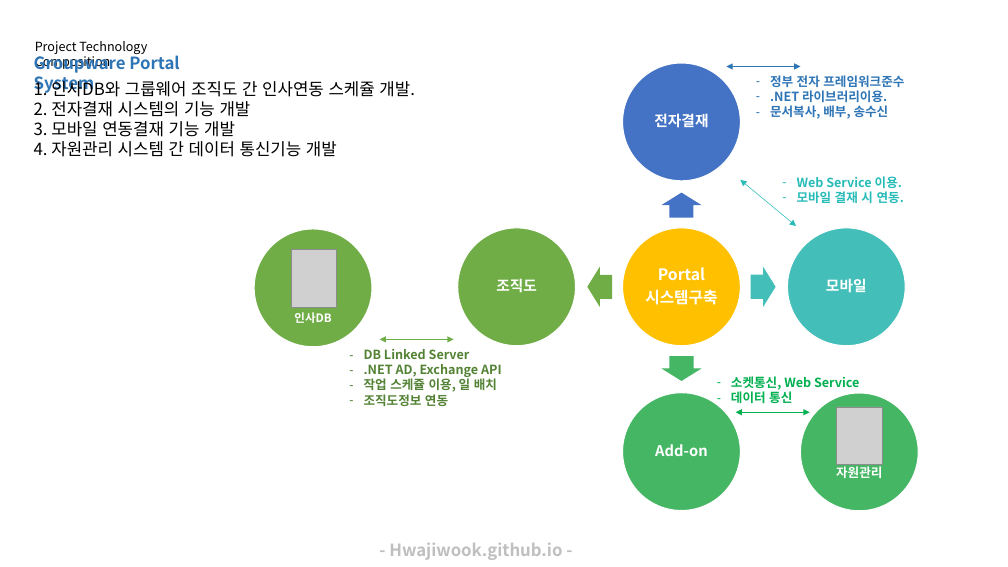
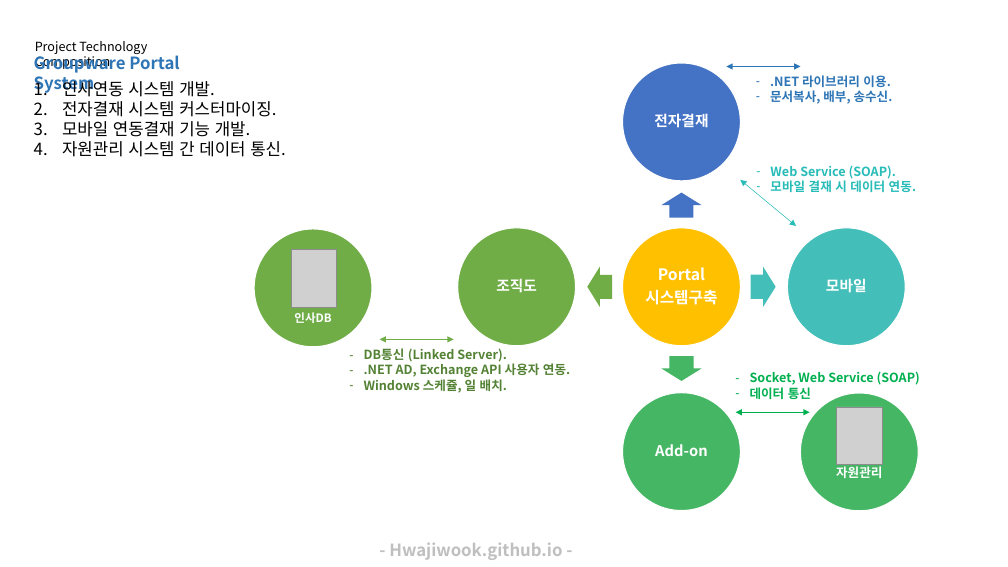
Before and after one commit to hwajiwook/hwajiwook.github.io, a slide deck: slide 1 of assets/document/1. 단국대학교 Groupware Portal System 기술구성도.pptx. Drawn at 1008x567 pixels with LibreOffice and Linux fonts; fonts in the diff are those of the drawing; grey boxes stand for pictures. Boxes give left, top, right and bottom in pixels: in the first picture for what was removed or moved away, otherwise in the second. Text is boxed around its words. In the diff, an @@ line names an element or a change of style, - is before the commit and + after.

```diff
--- a/assets/document/1. 단국대학교 Groupware Portal System 기술구성도.pptx
+++ b/assets/document/1. 단국대학교 Groupware Portal System 기술구성도.pptx
@@ text at (62, 78, 286, 157): text changed @@
-1. 인사DB와 그룹웨어 조직도 간 인사연동 스케쥴 개발.
-2. 전자결재 시스템의 기능 개발
-3. 모바일 연동결재 기능 개발
-4. 자원관리 시스템 간 데이터 통신기능 개발
+1. 인사연동 시스템 개발.
+2. 전자결재 시스템 커스터마이징.
+3. 모바일 연동결재 기능 개발.
+4. 자원관리 시스템 간 데이터 통신.
@@ text at (770, 75, 893, 104): text changed @@
-– 정부 전자 프레임워크준수
-– .NET 라이브러리이용.
-– 문서복사, 배부, 송수신
+– .NET 라이브러리 이용.
+– 문서복사, 배부, 송수신.
@@ text at (770, 165, 916, 192): text changed @@
-– Web Service 이용.
-– 모바일 결재 시 연동.
+– Web Service (SOAP).
+– 모바일 결재 시 데이터 연동.
@@ text at (364, 348, 570, 393): text changed @@
-– DB Linked Server
-– .NET AD, Exchange API
-– 작업 스케쥴 이용, 일 배치
-– 조직도정보 연동
+– DB통신 (Linked Server).
+– .NET AD, Exchange API 사용자 연동.
+– Windows 스케쥴, 일 배치.
@@ text "Socket, Web Service (SOAP)": place and size @@
-text "Socket, Web Service (SOAP)" at (731, 376, 859, 403)
+text "Socket, Web Service (SOAP)" at (750, 371, 920, 399)
@@ text at (750, 371, 920, 385): text changed @@
-– 소켓통신, Web Service
+– Socket, Web Service (SOAP)
```
Also in this commit, not shown: 1 other file.
